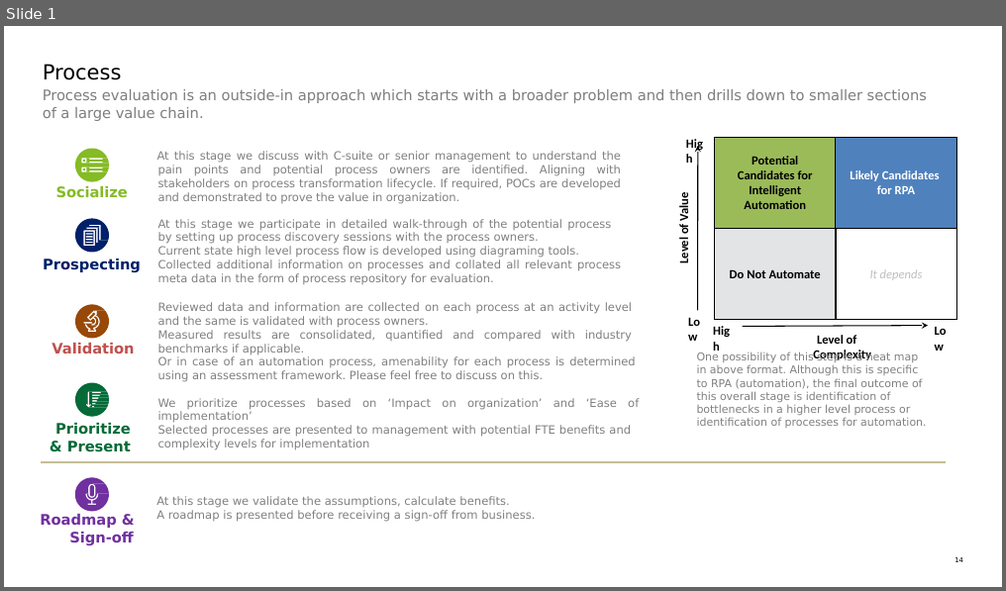
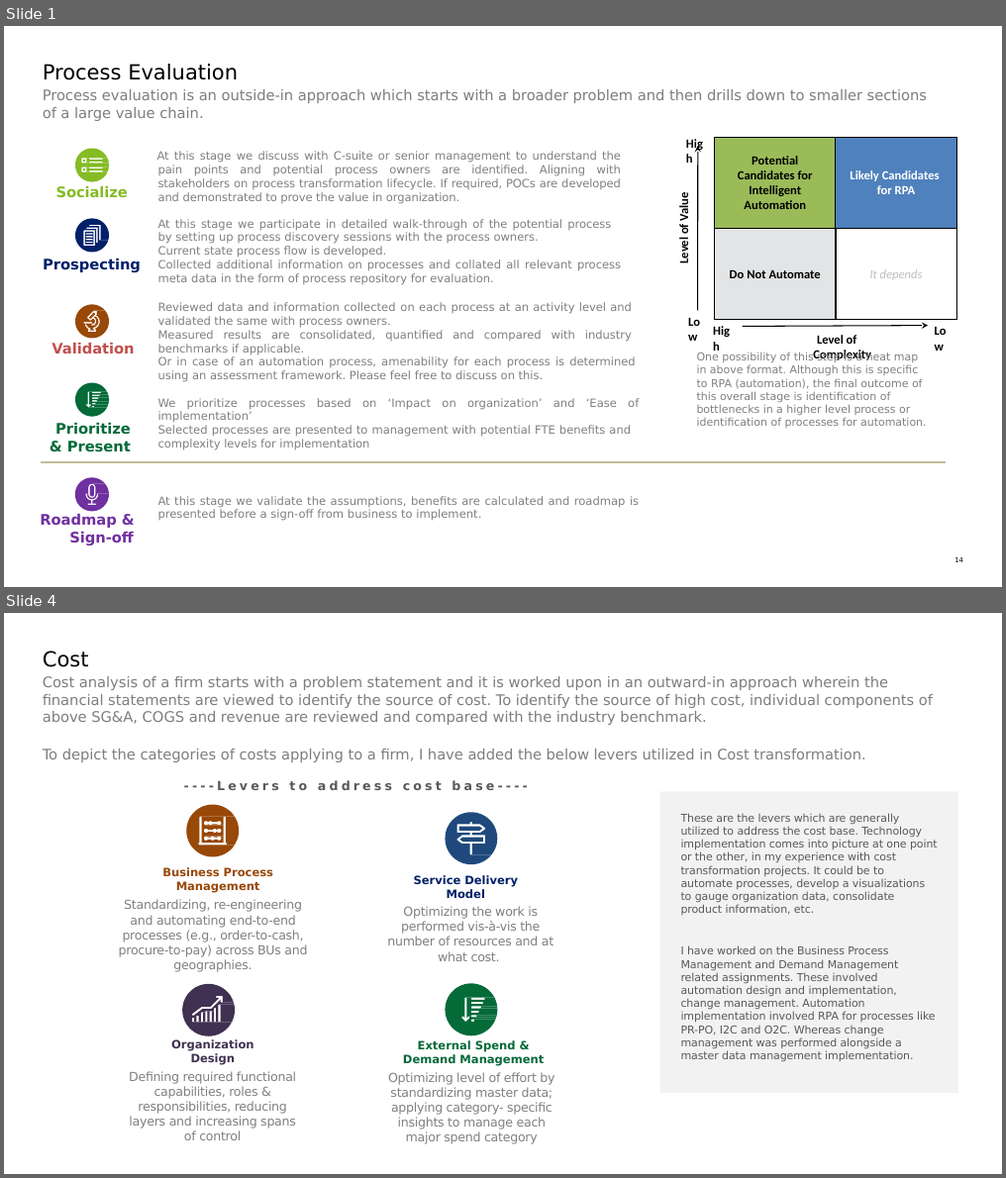
Before and after one commit to vishaln90/Grapht, a slide deck: Slides - Vishal Narsinghani.pptx. Shown one above the other, each under a label of ours: slide 1 before the commit, slides 1 and 4 after it; the slides between them are not shown. The pictures are 1006x591 and 1006x1178 pixels, drawn with LibreOffice and Linux fonts; fonts in the diff are those of the drawing. Boxes give left, top, right and bottom in pixels: in the first picture for what was removed or moved away, otherwise in the second. Text is boxed around its words. In the diff, an @@ line names an element or a change of style, - is before the commit and + after.

```diff
--- a/Slides - Vishal Narsinghani.pptx
+++ b/Slides - Vishal Narsinghani.pptx
@@ slide 4 added at [4,613,1002,1174], background #FFFFFF @@
@@ title added at [43,651,89,667], 20 pt, text #000000 @@
+Cost
@@ text added at [43,676,933,762], 14 pt, text #7E7E7E @@
+Cost analysis of a firm starts with a problem statement and it is worked upon in an outward-in approach wherein the financial statements are viewed to identify the source of cost. To identify the source of high cost, individual components of above SG&A, COGS and revenue are reviewed and compared with the industry benchmark.
+To depict the categories of costs applying to a firm, I have added the below levers utilized in Cost transformation.
@@ text added at [184,780,527,790], 12 pt, text #595959, bold @@
+----Levers to address cost base----
@@ freeform shape added at [187,805,239,858], fill #984807 @@
@@ freeform shape added at [445,812,497,864], fill #1F497D @@
@@ rectangle added at [660,792,958,1093], fill #F2F2F2 @@
@@ text added at [681,813,938,915], 10.5 pt, text #595959 @@
+  These are the levers which are generally utilized to address the cost base. Technology implementation comes into picture at one point or the other, in my experience with cost transformation projects. It could be to automate processes, develop a visualizations to gauge organization data, consolidate product information, etc.
@@ text added at [162,867,273,892], 11 pt, text #984807, bold @@
+Business Process Management
@@ text added at [414,875,518,898], 11 pt, text #002069, bold @@
+Service Delivery Model
@@ text added at [119,899,307,972], 12 pt, text #808080 @@
+Standardizing, re-engineering and automating end-to-end processes (e.g., order-to-cash, procure-to-pay) across BUs and geographies.
@@ text added at [387,906,553,961], 12 pt, text #808080 @@
+Optimizing the work is performed vis-à-vis the number of resources and at what cost.
@@ text added at [681,947,936,1061], 10.5 pt, text #595959 @@
+  I have worked on the Business Process Management and Demand Management related assignments. These involved automation design and implementation, change management. Automation implementation involved RPA for processes like PR-PO, I2C and O2C. Whereas change management was performed alongside a master data management implementation.
@@ freeform shape added at [182,984,235,1037], fill #403152 @@
@@ freeform shape added at [445,983,497,1036], fill #046A38 @@
@@ text added at [171,1040,254,1064], 11 pt, text #403152, bold @@
+Organization Design
@@ text added at [403,1041,544,1066], 11 pt, text #046A38, bold @@
+External Spend & Demand Management
@@ text added at [129,1071,296,1141], 12 pt, text #808080 @@
+Defining required functional capabilities, roles & responsibilities, reducing layers and increasing spans of control
@@ text added at [388,1072,554,1145], 12 pt, text #808080 @@
+Optimizing level of effort by standardizing master data; applying category- specific insights to manage each major spend category
@@ slide 1 changed as well @@
@@ title at [43,64,238,80]: text changed @@
-Process
+Process Evaluation
@@ text at [158,246,387,258]: text changed @@
-Current state high level process flow is developed using diagraming tools.
+Current state process flow is developed.
@@ text at [158,302,632,328]: text changed @@
-Reviewed data and information are collected on each process at an activity level and the same is validated with process owners.
+Reviewed data and information collected on each process at an activity level and validated the same with process owners.
@@ text at [158,496,639,521]: text changed @@
-At this stage we validate the assumptions, calculate benefits.
-A roadmap is presented before receiving a sign-off from business.
+At this stage we validate the assumptions, benefits are calculated and roadmap is presented before a sign-off from business to implement.
```
Also in this commit, not shown: 2 other slides changed.
